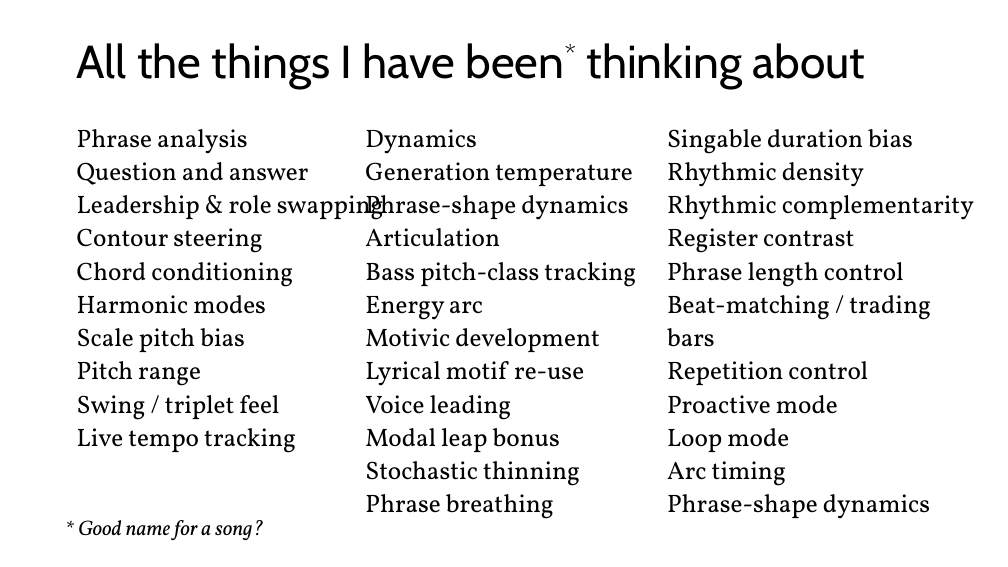
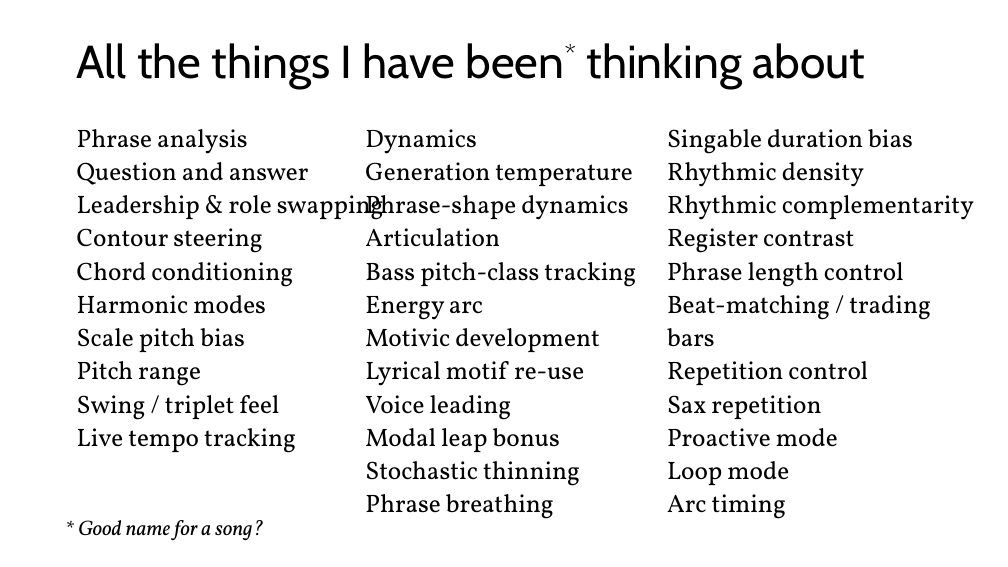
Before and after one commit to davidderoure/wolfson, a slide deck: slide 3 of docs/wolfson.pptx. Drawn at 1008x567 pixels with LibreOffice and Linux fonts; fonts in the diff are those of the drawing. Boxes give left, top, right and bottom in pixels: in the first picture for what was removed or moved away, otherwise in the second. Text is boxed around its words. In the diff, an @@ line names an element or a change of style, - is before the commit and + after.

```diff
--- a/docs/wolfson.pptx
+++ b/docs/wolfson.pptx
@@ text at (667,395,821,419): paragraph added @@
+Sax repetition
@@ text at (667,494,930,519): paragraph removed @@
-Phrase-shape dynamics
```
Also in this commit, not shown: 2 other slides changed, 1 other file.
